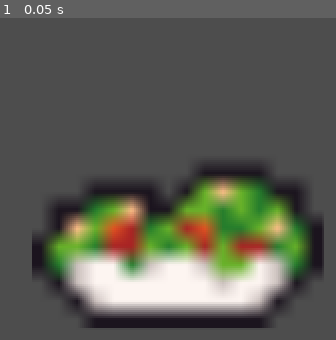
Above: before the commit, frame 1.
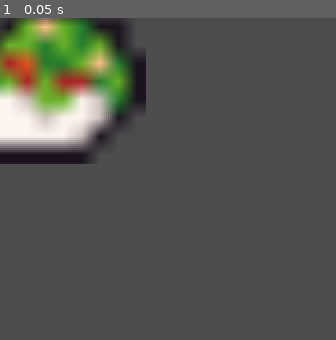
Above: after the commit, the same moment.

Repository: vitames404/Minimum-Wage-Spreader
Game: Godot game, scene res://bread.tscn
The game is run twice, just before and just after one commit, with the same random seed, the same clock (stepped at 60 frames per second) and the same inputs. This scene is started directly instead of the project's main scene.
Inputs:
- Up to frame 1 (0.05 s): no input

The runs differ from the first frame. In frame 1, 50% of the frame differs, in the area x 0-97%, y 0-97%.

Commit message:
Adicionados sacos de pão funcionais

Diff:
--- a/Scripts/IntegralBread.gd
+++ b/Scripts/IntegralBread.gd
@@ -1,7 +1,27 @@
 extends Sprite2D
+
+@onready var bread = preload("res://bread.tscn")
 
 func _input(event):
 	if event is InputEventMouseButton and event.pressed and event.button_index == MOUSE_BUTTON_LEFT:
 		if get_rect().has_point(to_local(event.position)):
 			Global.whatBread = 2
-			print("You choose the bread: " + str(Global.whatBread))
+
+			# Acessa a cena principal
+			var main_scene = get_tree().get_root()
+
+			var check_bread = main_scene.get_node_or_null("bread")
+			if(check_bread):
+				print("PAu EXCLUIDO")
+				check_bread.free()
+
+			# Instancia o novo objeto da cena do pão
+			var current_bread = bread.instantiate()
+			current_bread.name = "bread"
+			print("you choose bread: 2")
+
+			# Define a posição global do objeto com base na posição do mouse
+			current_bread.global_position =  Vector2(800,300)
+
+			# Adiciona o novo objeto como filho da cena principal
+			main_scene.add_child(current_bread)
--- a/Scripts/NormalBread.gd
+++ b/Scripts/NormalBread.gd
@@ -1,7 +1,27 @@
 extends Sprite2D
+
+@onready var bread = preload("res://bread.tscn")
 
 func _input(event):
 	if event is InputEventMouseButton and event.pressed and event.button_index == MOUSE_BUTTON_LEFT:
 		if get_rect().has_point(to_local(event.position)):
 			Global.whatBread = 1
-			print("You choose the bread: " + str(Global.whatBread))
+
+			# Acessa a cena principal
+			var main_scene = get_tree().get_root()
+
+			var check_bread = main_scene.get_node_or_null("bread")
+			if(check_bread):
+				print("PAO EXCLUIDO")
+				check_bread.free()
+
+			# Instancia o novo objeto da cena do pão
+			var current_bread = bread.instantiate()
+			current_bread.name = "bread"
+			print("you choose bread: 1")
+
+			# Define a posição global do objeto com base na posição do mouse
+			current_bread.global_position =  Vector2(800,300)
+
+			# Adiciona o novo objeto como filho da cena principal
+			main_scene.add_child(current_bread)
--- a/Scripts/cena.gd
+++ b/Scripts/cena.gd
@@ -6,7 +6,6 @@
 func _ready():
 	pass # Replace with function body.
 
-
 # Called every frame. 'delta' is the elapsed time since the previous frame.
 func _process(delta):
 	pass
--- a/bread.tscn
+++ b/bread.tscn
@@ -1,12 +1,11 @@
 [gd_scene load_steps=3 format=3 uid="uid://c7fxopdkruqri"]
 
 [ext_resource type="Texture2D" uid="uid://cd6uff3xvgpwv" path="res://Sprites/Food Items/Pancake_Stack (16 x 16).png" id="1_eq8l6"]
-[ext_resource type="Script" path="res://Scripts/SelectedBread.gd" id="2_ewavx"]
+[ext_resource type="Script" path="res://Scripts/Bread.gd" id="2_ewavx"]
 
 [node name="Bread" type="Node2D"]
 
-[node name="SelectedBread" type="Sprite2D" parent="."]
-position = Vector2(128, 119)
+[node name="Bread" type="Sprite2D" parent="."]
 scale = Vector2(13.125, 13.125)
 texture = ExtResource("1_eq8l6")
 script = ExtResource("2_ewavx")
Renamed: Scripts/SelectedBread.gd -> Scripts/Bread.gd
Binary file added: Sprites/Flag_Blank.svg.png
Not shown, added: Sprites/Flag_Blank.svg.png.import
